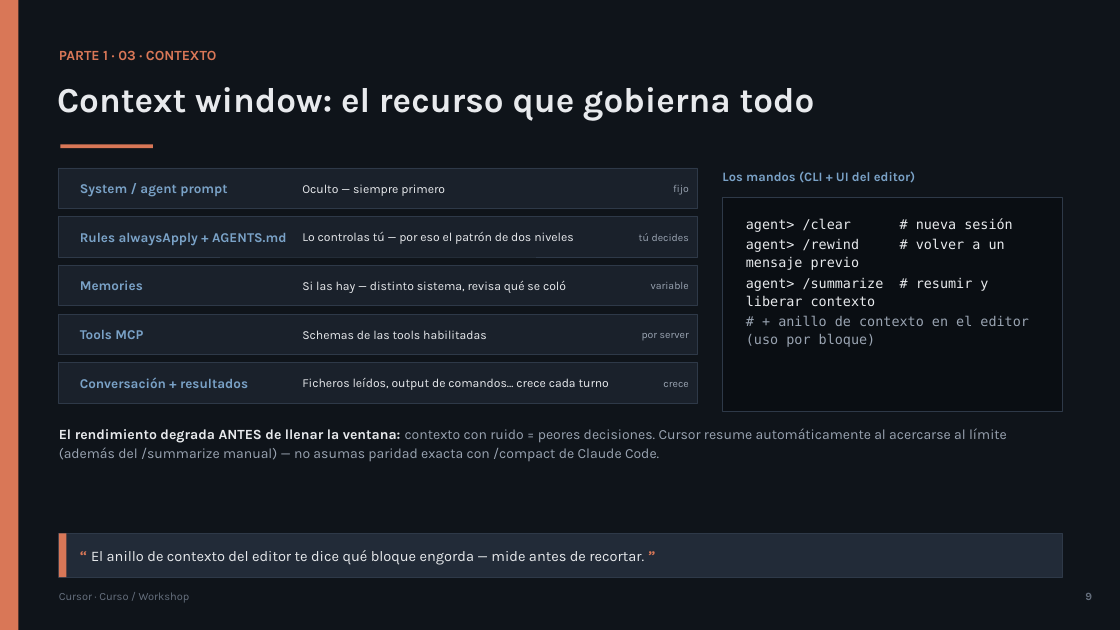
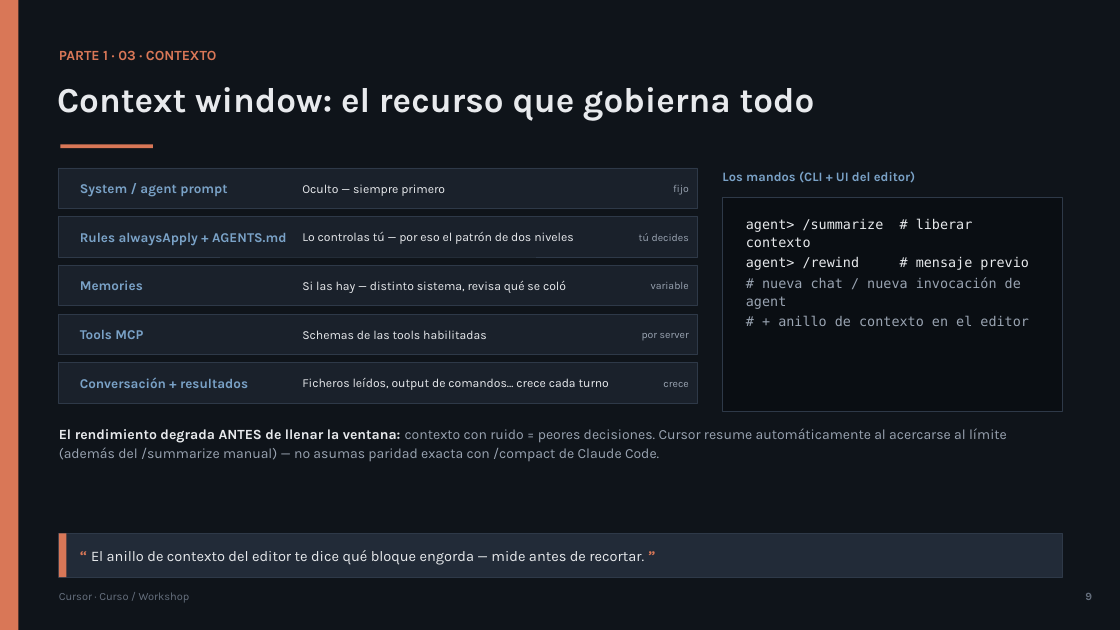
Before and after one commit to olonok69/cursor_code_ml_engineer, a slide deck: slide 9 of presentacion/Cursor_Presentacion.pptx. Drawn at 1120x630 pixels with LibreOffice and Linux fonts; fonts in the diff are those of the drawing. Boxes give left, top, right and bottom in pixels: in the first picture for what was removed or moved away, otherwise in the second. Text is boxed around its words. In the diff, an @@ line names an element or a change of style, - is before the commit and + after.

```diff
--- a/presentacion/Cursor_Presentacion.pptx
+++ b/presentacion/Cursor_Presentacion.pptx
@@ text at [746, 218, 1029, 326]: text changed; text colour #E8EAED to #9AA4B2 @@
-agent> /clear # nueva sesión
-agent> /rewind # volver a un mensaje previo
-agent> /summarize # resumir y liberar contexto
-# + anillo de contexto en el editor (uso por bloque)
+agent> /summarize # liberar contexto
+agent> /rewind # mensaje previo
+# nueva chat / nueva invocación de agent
+# + anillo de contexto en el editor
```
Also in this commit, not shown: 10 other slides changed, 14 other files.
